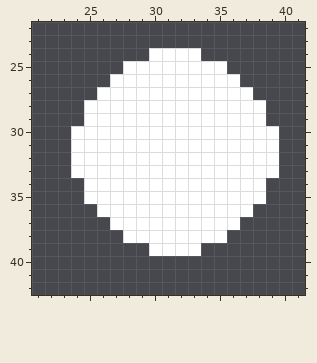
A pixel-art file gets an edit: Assets/Arts/Enemies/Boss/AncientOne/ATK2/ATK2Bullet/ATK2LHBullet.aseprite. Above: the version before the commit.
64x64 pixels, 1 frame. Shown: x 21..41, y 22..42.
The same view after the edit:
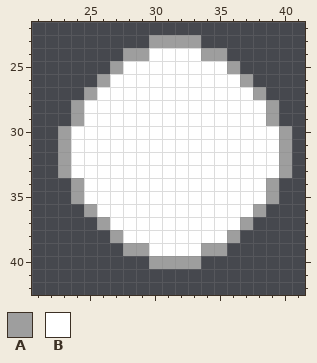
Palette (. is transparent): A #9e9e9e  B #ffffff
Diff:
@@ x 21..41 @@
 22 .....................
-23 .....................
-24 .........BBBB........
-25 .......BBBBBBBB......
-26 ......BBBBBBBBBB.....
-27 .....BBBBBBBBBBBB....
-28 ....BBBBBBBBBBBBBB...
-29 ....BBBBBBBBBBBBBB...
-30 ...BBBBBBBBBBBBBBBB..
-31 ...BBBBBBBBBBBBBBBB..
-32 ...BBBBBBBBBBBBBBBB..
-33 ...BBBBBBBBBBBBBBBB..
-34 ....BBBBBBBBBBBBBB...
-35 ....BBBBBBBBBBBBBB...
-36 .....BBBBBBBBBBBB....
-37 ......BBBBBBBBBB.....
-38 .......BBBBBBBB......
-39 .........BBBB........
-40 .....................
+23 .........AAAA........
+24 .......AABBBBAA......
+25 ......ABBBBBBBBA.....
+26 .....ABBBBBBBBBBA....
+27 ....ABBBBBBBBBBBBA...
+28 ...ABBBBBBBBBBBBBBA..
+29 ...ABBBBBBBBBBBBBBA..
+30 ..ABBBBBBBBBBBBBBBBA.
+31 ..ABBBBBBBBBBBBBBBBA.
+32 ..ABBBBBBBBBBBBBBBBA.
+33 ..ABBBBBBBBBBBBBBBBA.
+34 ...ABBBBBBBBBBBBBBA..
+35 ...ABBBBBBBBBBBBBBA..
+36 ....ABBBBBBBBBBBBA...
+37 .....ABBBBBBBBBBA....
+38 ......ABBBBBBBBA.....
+39 .......AABBBBAA......
+40 .........AAAA........
 41 .....................
Boxes around the changes in both pictures, in picture pixels (x1, y1, x2, y2):
added: (58, 35, 292, 269)
